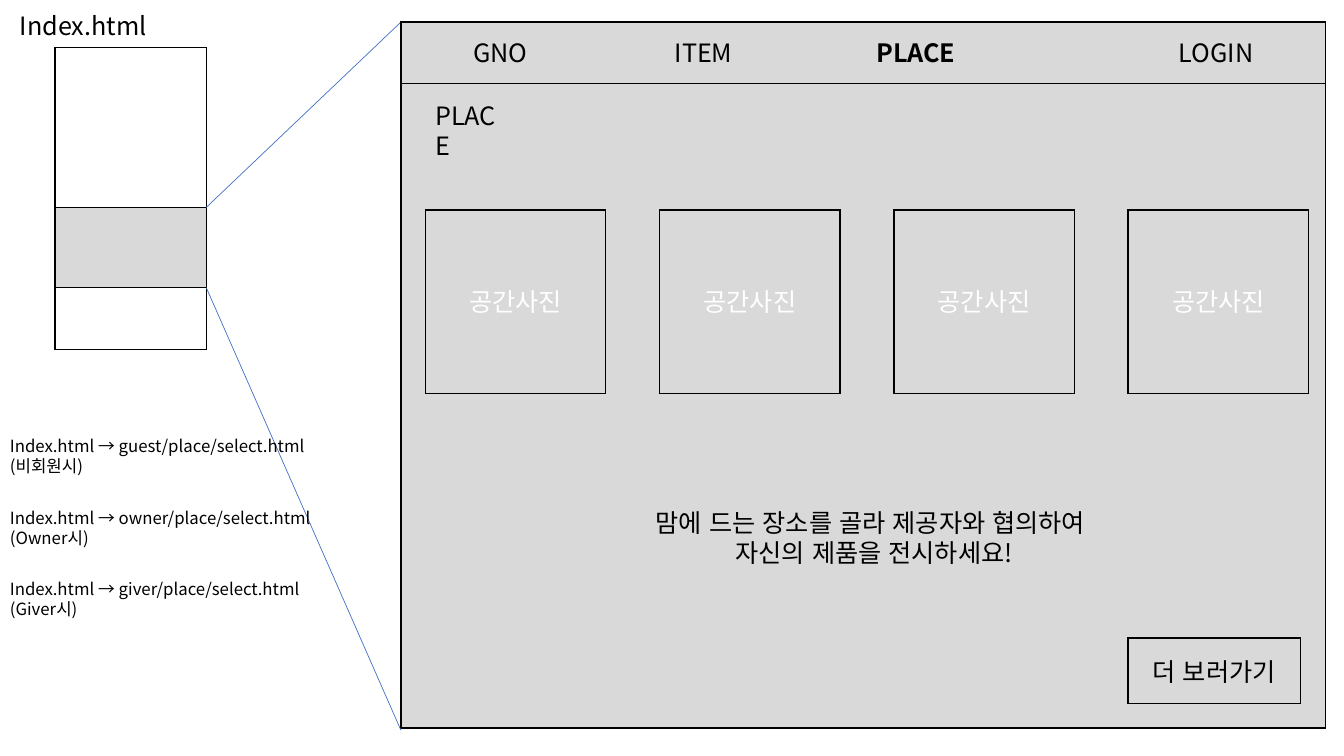
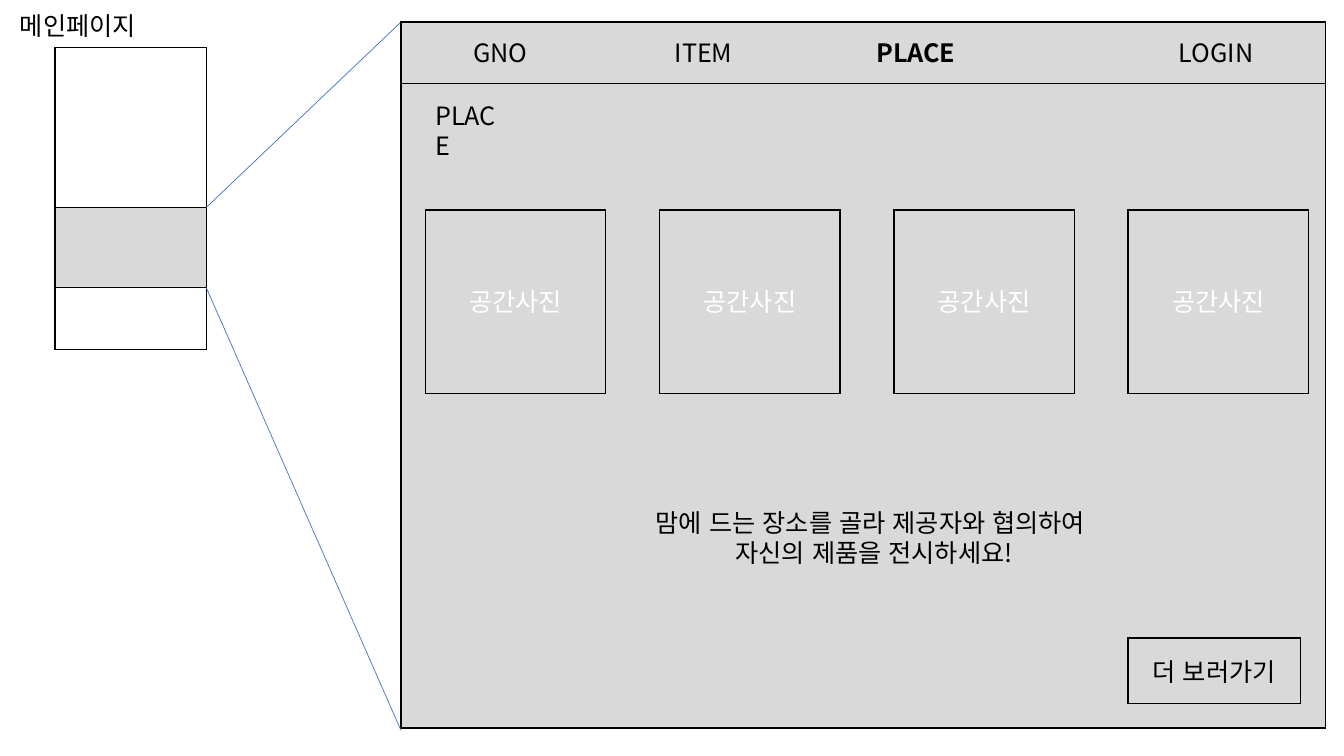
Before and after one commit to bigwin26/spring, a slide deck: slide 4 of GNO/3조 메인페이지 디자인.pptx (slide 3 before the commit). Drawn at 1344x756 pixels with LibreOffice and Linux fonts; fonts in the diff are those of the drawing. Boxes give left, top, right and bottom in pixels: in the first picture for what was removed or moved away, otherwise in the second. Text is boxed around its words. In the diff, an @@ line names an element or a change of style, - is before the commit and + after.

```diff
--- a/GNO/3조 메인페이지 디자인.pptx
+++ b/GNO/3조 메인페이지 디자인.pptx
@@ text at [20,14,136,37]: text changed @@
-Index.html
+메인페이지
@@ text removed at [10,435,305,475] @@
-Index.html → guest/place/select.html
-(비회원시)
@@ text removed at [10,507,311,547] @@
-Index.html → owner/place/select.html
-(Owner시)
@@ text removed at [10,581,300,618] @@
-Index.html → giver/place/select.html
-(Giver시)
```
Also in this commit, not shown: 2 other slides changed, 17 slides added, 1 other file.
